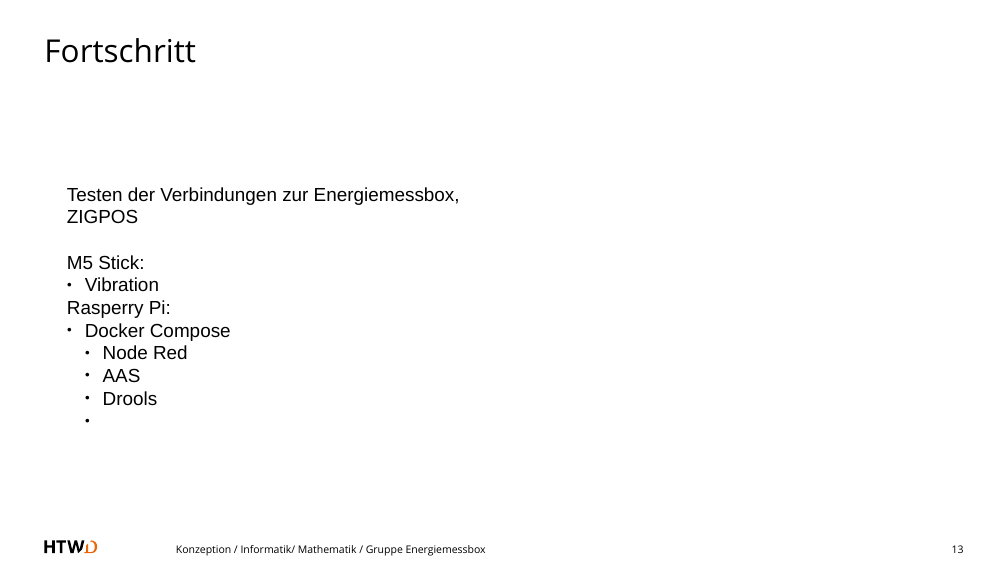
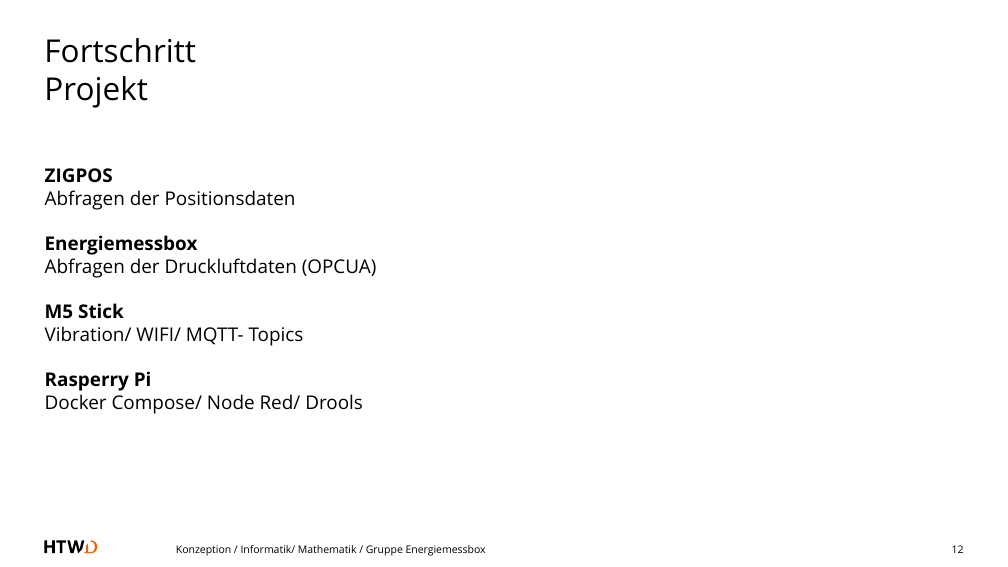
Before and after one commit to a-schulz/bpa-energiemessbox, a slide deck: slide 12 of praesentation.odp (slide 13 before the commit). Drawn at 1008x567 pixels with LibreOffice and Linux fonts; fonts in the diff are those of the drawing. Boxes give left, top, right and bottom in pixels: in the first picture for what was removed or moved away, otherwise in the second. Text is boxed around its words. In the diff, an @@ line names an element or a change of style, - is before the commit and + after.

```diff
--- a/praesentation.odp
+++ b/praesentation.odp
@@ title at box(44, 38, 195, 108): text changed @@
-Fortschritt
+Fortschritt
+Projekt
@@ text added at box(45, 168, 377, 414), 18 pt, text #000000 @@
+ZIGPOS
+Abfragen der Positionsdaten
+Energiemessbox
+Abfragen der Druckluftdaten (OPCUA)
+M5 Stick
+Vibration/ WIFI/ MQTT- Topics
+Rasperry Pi
+Docker Compose/ Node Red/ Drools
@@ text removed at box(67, 187, 460, 406) @@
-Testen der Verbindungen zur Energiemessbox, ZIGPOS
-M5 Stick:
-● Vibration
-Rasperry Pi:
-● Docker Compose
-  ● Node Red
-  ● AAS
-  ● Drools
```
Also in this commit, not shown: 10 other slides changed, 1 slide removed, 1 other file.
